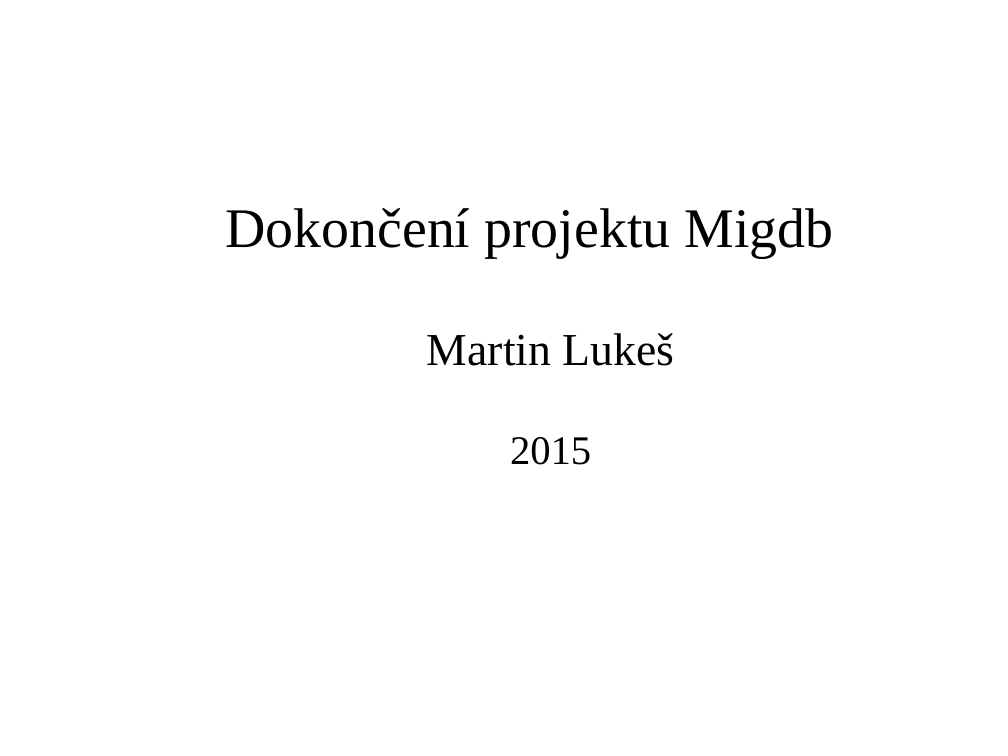
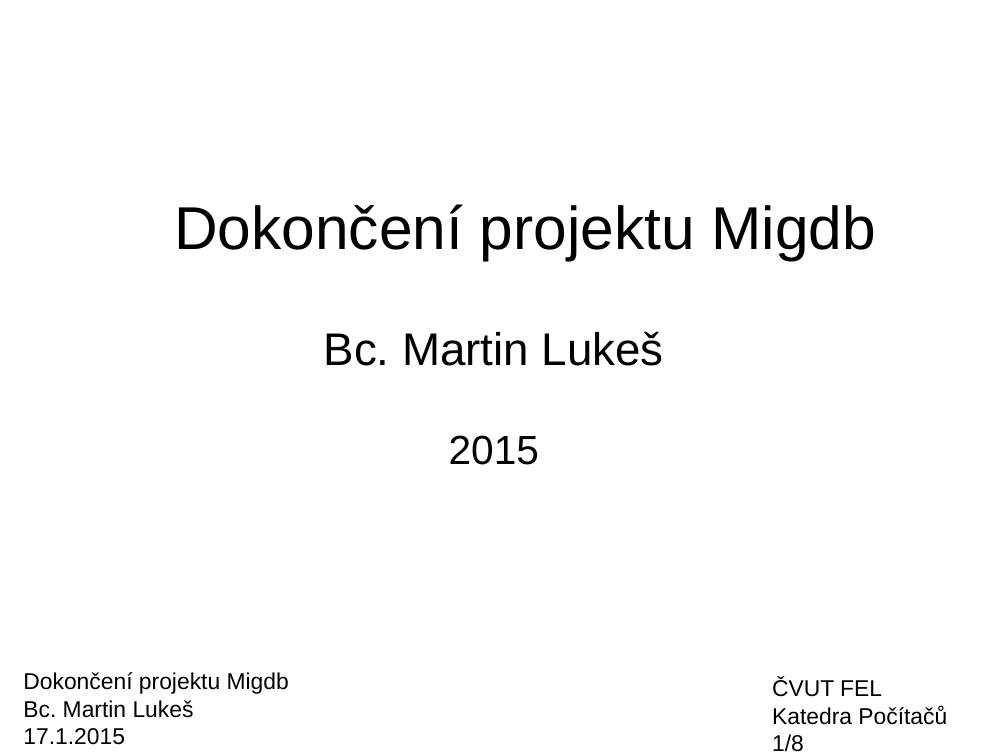
Before and after one commit to wox2/migrace_databaze, a slide deck: slide 1 of diplomka/prezentace.odp. Drawn at 1008x756 pixels with LibreOffice and Linux fonts; fonts in the diff are those of the drawing; background and template pictures are left out. Boxes give left, top, right and bottom in pixels: in the first picture for what was removed or moved away, otherwise in the second. Text is boxed around its words. In the diff, an @@ line names an element or a change of style, - is before the commit and + after.

```diff
--- a/diplomka/prezentace.odp
+++ b/diplomka/prezentace.odp
@@ subtitle "Bc. Martin Lukeš": place and size @@
-subtitle "Bc. Martin Lukeš" at [427, 333, 675, 465]
+subtitle "Bc. Martin Lukeš" at [324, 331, 664, 465]
@@ title "Dokončení projektu Migdb" at [174, 204, 876, 259]: size 44 to 47.6 pt, font Times New Roman to Arial; alignment centre to left @@
@@ subtitle at [324, 331, 664, 366]: text changed; font Times New Roman to Arial @@
-Martin Lukeš
+Bc. Martin Lukeš
@@ subtitle at [449, 435, 539, 465]: font Times New Roman to Arial in "2015" @@
@@ text added at [23, 672, 289, 745], 18 pt, text #000000 @@
+Dokončení projektu Migdb
+Bc. Martin Lukeš
+17.1.2015
@@ text added at [772, 678, 947, 752], 18 pt, text #000000 @@
+ČVUT FEL
+Katedra Počítačů
+1/8
```
Also in this commit, not shown: 4 other slides changed, 3 slides added, 3 slides removed, 4 other files.
